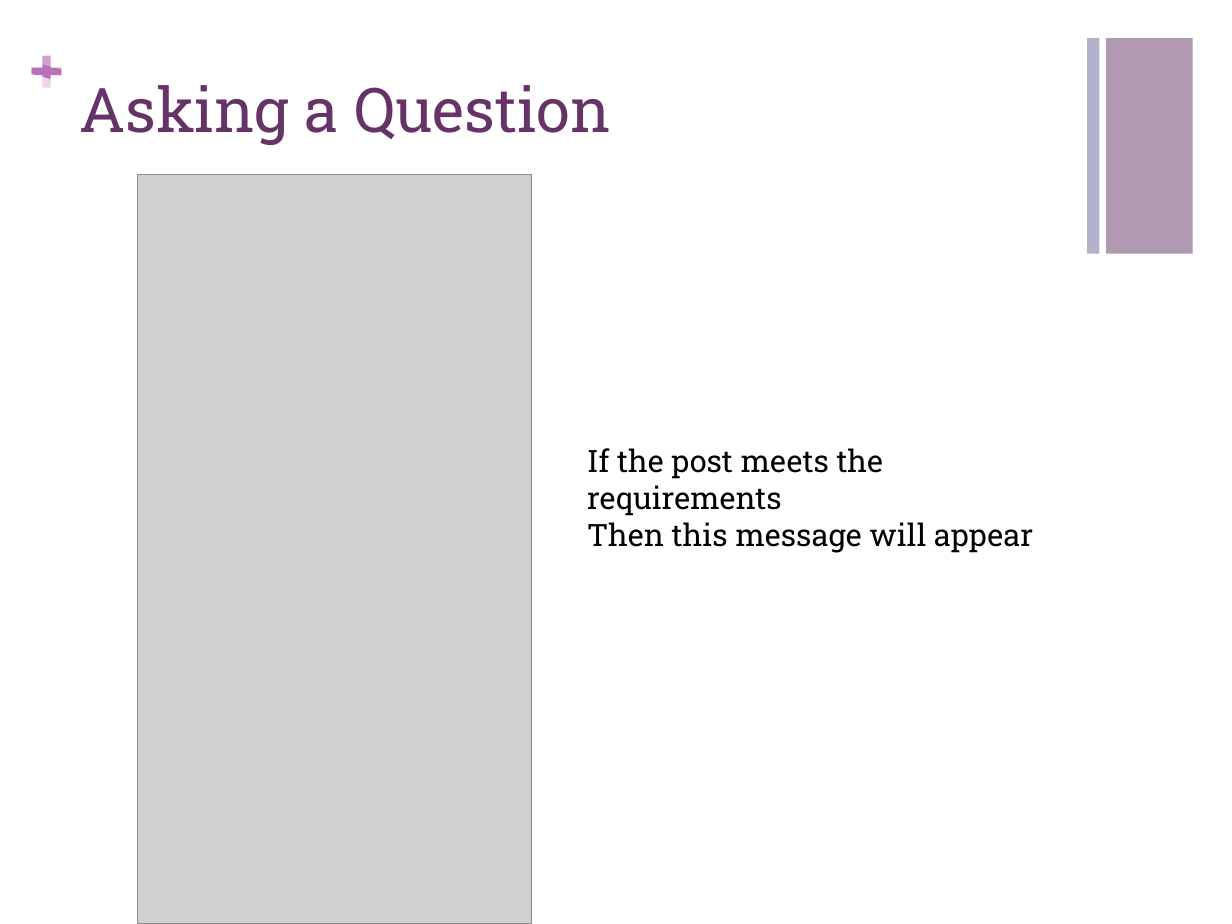
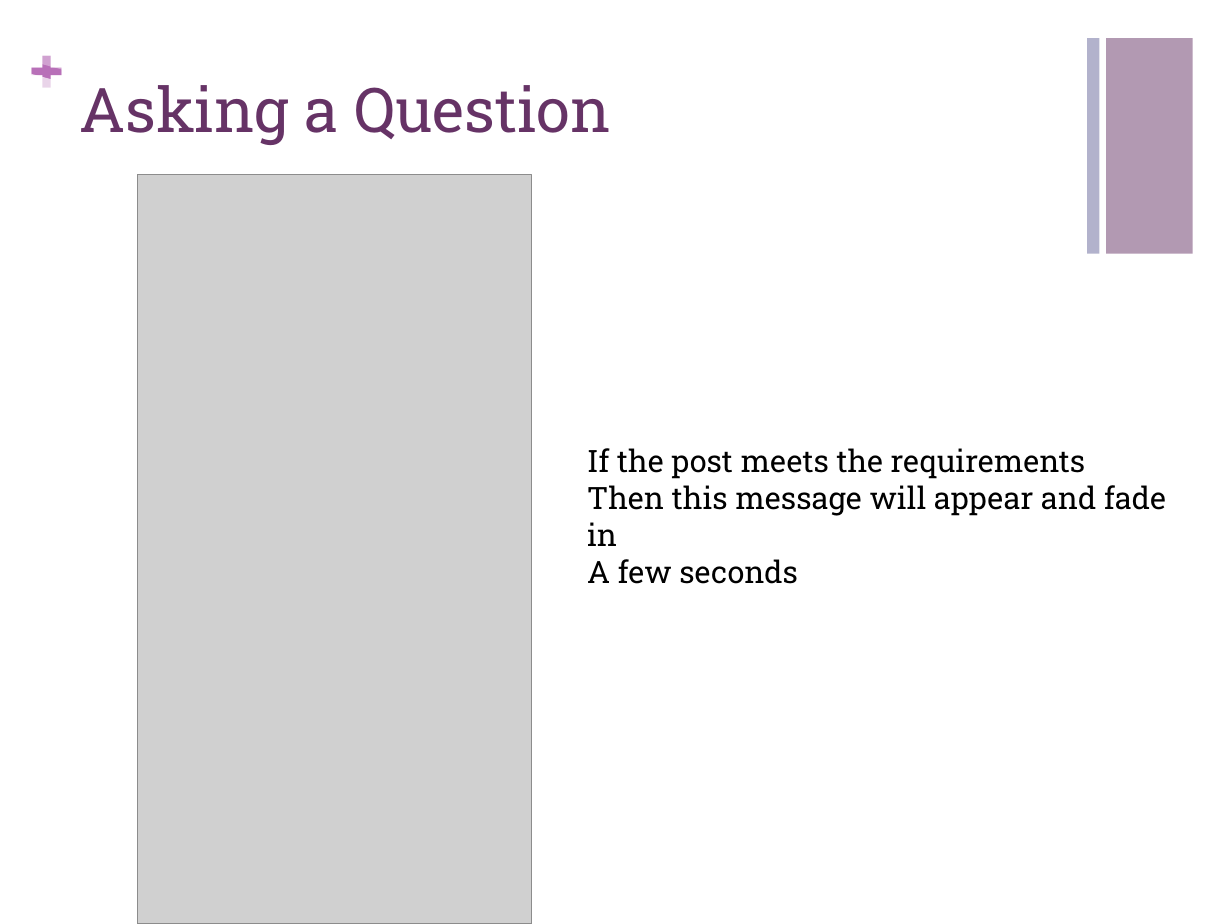
Before and after one commit to CMPUT301F14T05/CorgFu, a slide deck: slide 9 of StoryboardPresentation.pptx. Drawn at 1232x924 pixels with LibreOffice and Linux fonts; fonts in the diff are those of the drawing; grey boxes stand for pictures. Boxes give left, top, right and bottom in pixels: in the first picture for what was removed or moved away, otherwise in the second. Text is boxed around its words. In the diff, an @@ line names an element or a change of style, - is before the commit and + after.

Commit message:
adds a connectivity message and some clarity tweaks to the storyboard

```diff
--- a/StoryboardPresentation.pptx
+++ b/StoryboardPresentation.pptx
@@ text at (587, 485, 1166, 584): text changed @@
-Then this message will appear
+Then this message will appear and fade in
+A few seconds
```
Also in this commit, not shown: 7 other slides changed, 1 slide added, 1 other file.
